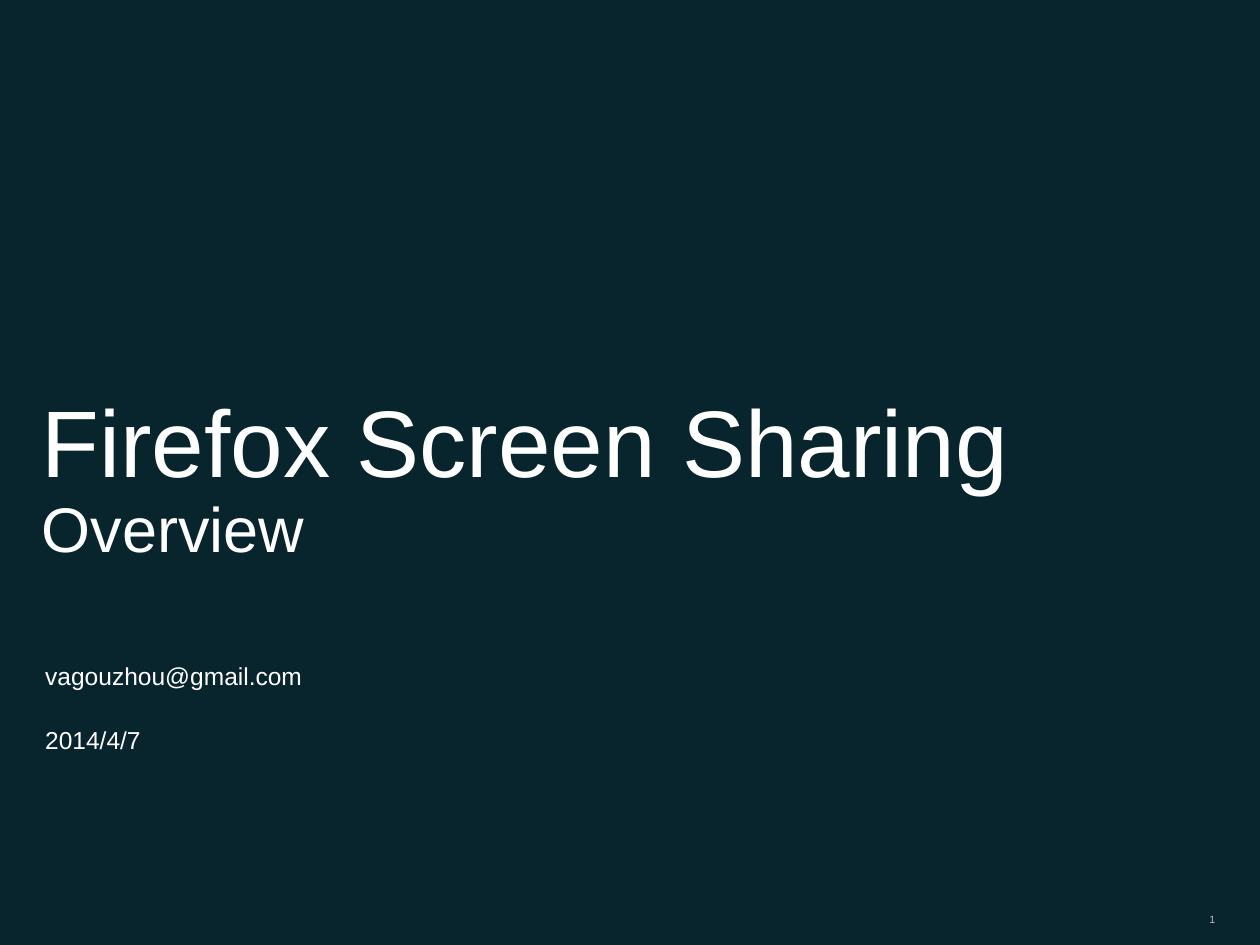
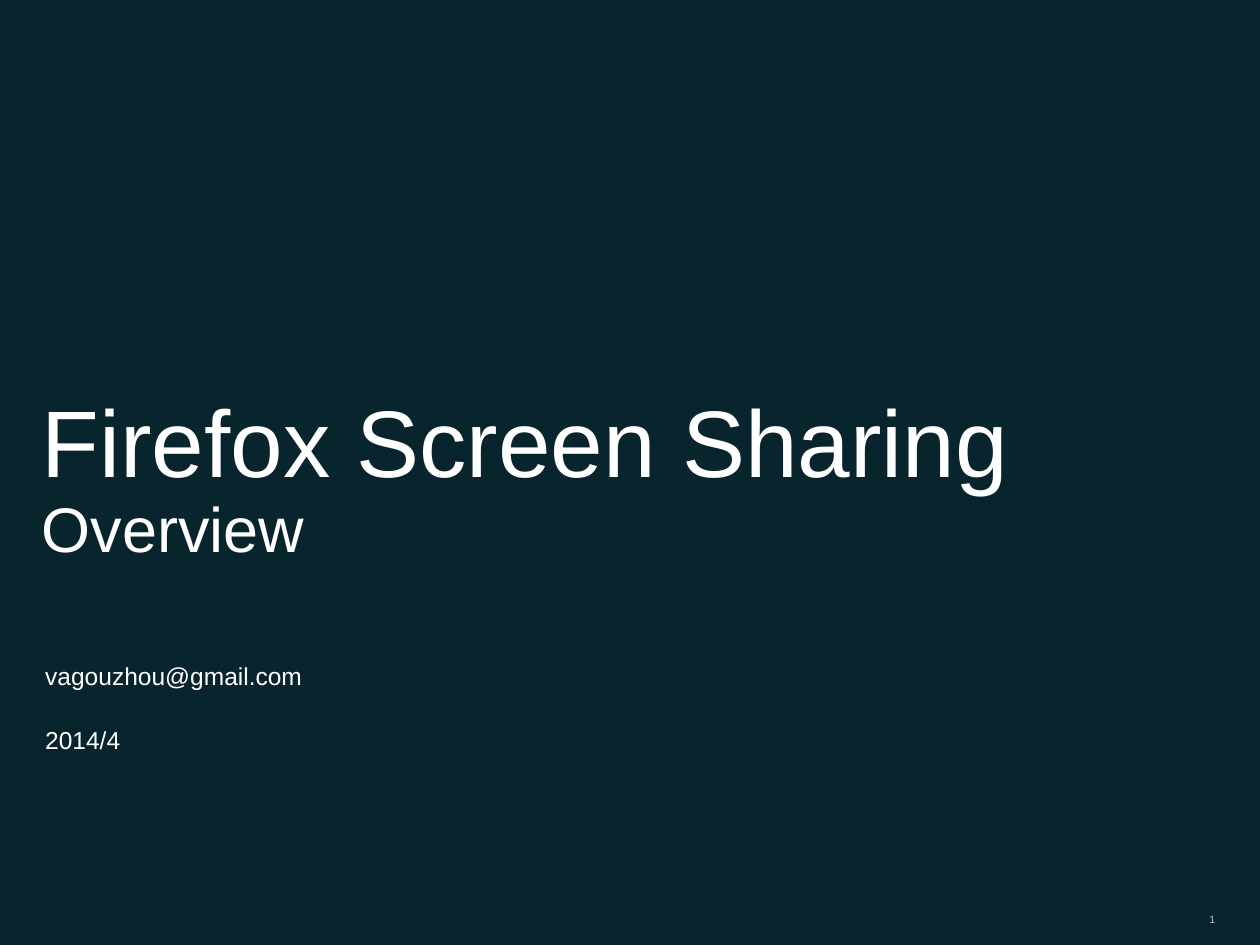
Before and after one commit to vagouzhou/vagou_docs, a slide deck: slide 1 of firefox/Firefox-ScreenSharing.pptx. Drawn at 1260x945 pixels with LibreOffice and Linux fonts; fonts in the diff are those of the drawing. Boxes give left, top, right and bottom in pixels: in the first picture for what was removed or moved away, otherwise in the second. Text is boxed around its words. In the diff, an @@ line names an element or a change of style, - is before the commit and + after.

```diff
--- a/firefox/Firefox-ScreenSharing.pptx
+++ b/firefox/Firefox-ScreenSharing.pptx
@@ text at box(45, 731, 120, 750): text changed @@
-2014/4/7
+2014/4
```
Also in this commit, not shown: 1 other slide changed, 3 slides added.
